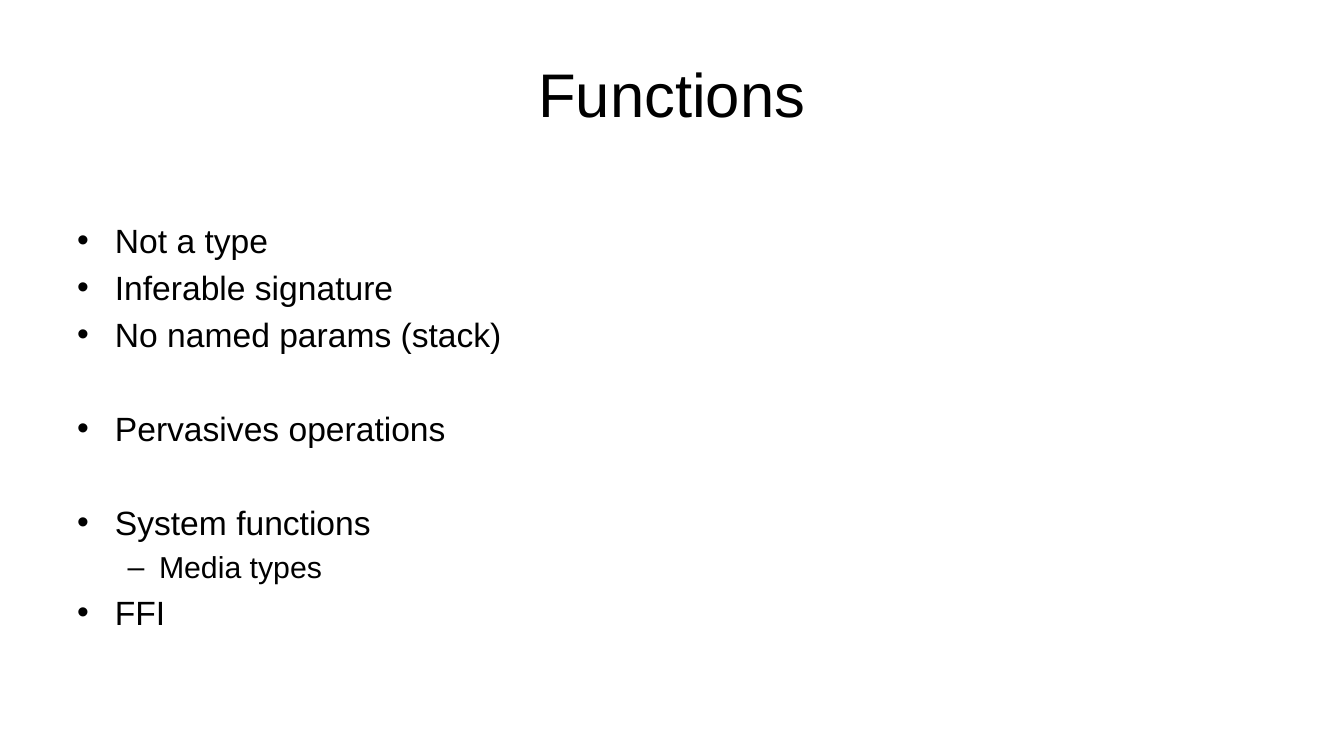
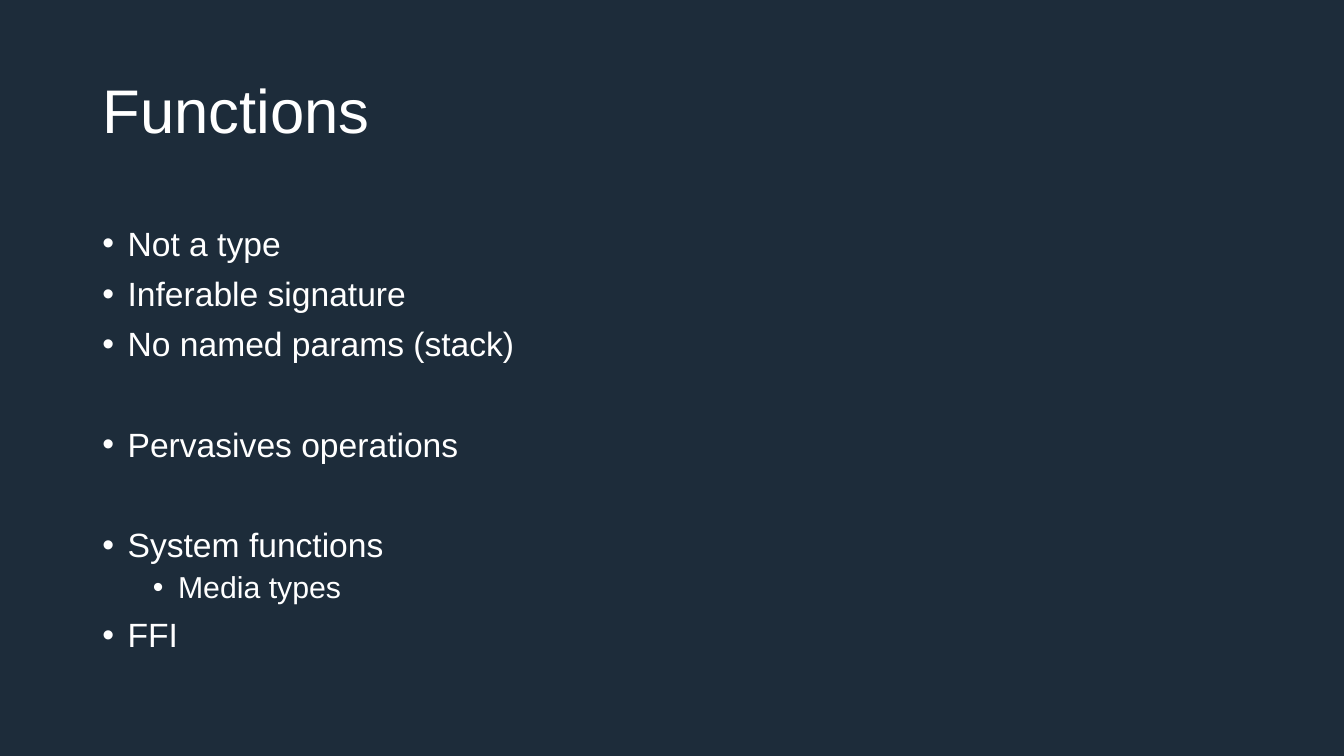
Before and after one commit to IEscher/PLM_uiua, a slide deck: slide 8 of documents/Presentation.pptx (slide 7 before the commit). Drawn at 1344x756 pixels with LibreOffice and Linux fonts; fonts in the diff are those of the drawing. Boxes give left, top, right and bottom in pixels: in the first picture for what was removed or moved away, otherwise in the second. Text is boxed around its words. In the diff, an @@ line names an element or a change of style, - is before the commit and + after.

```diff
--- a/documents/Presentation.pptx
+++ b/documents/Presentation.pptx
@@ background #FFFFFF to #1D2C3A @@
@@ title "Functions": place and size @@
-title "Functions" at <box>538,72,805,118</box>
+title "Functions" at <box>102,88,369,134</box>
@@ title "Functions" at <box>102,88,369,134</box>: text colour #000000 to #FFFFFF; alignment centre to left; line spacing 1 to 0.9 @@
@@ text "Not a type": place and size @@
-text "Not a type" at <box>115,230,502,625</box>
+text "Not a type" at <box>128,233,514,647</box>
@@ text "Not a type" at <box>128,233,514,647</box>: text colour #000000 to #FFFFFF; indent changed; line spacing 1 to 0.9; more space between paragraphs; bullet – to • @@
```
Also in this commit, not shown: 7 other slides changed, 2 slides added, 1 other file.
